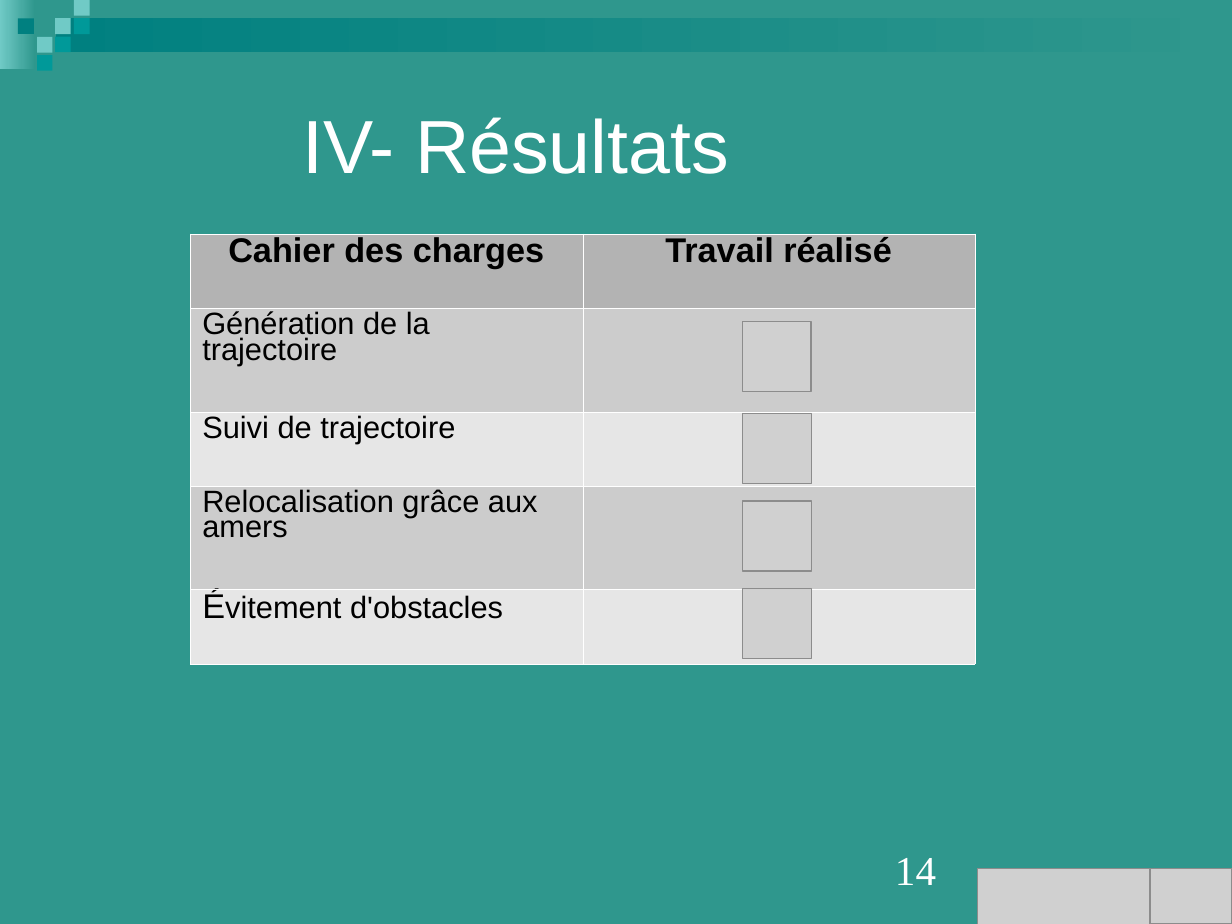
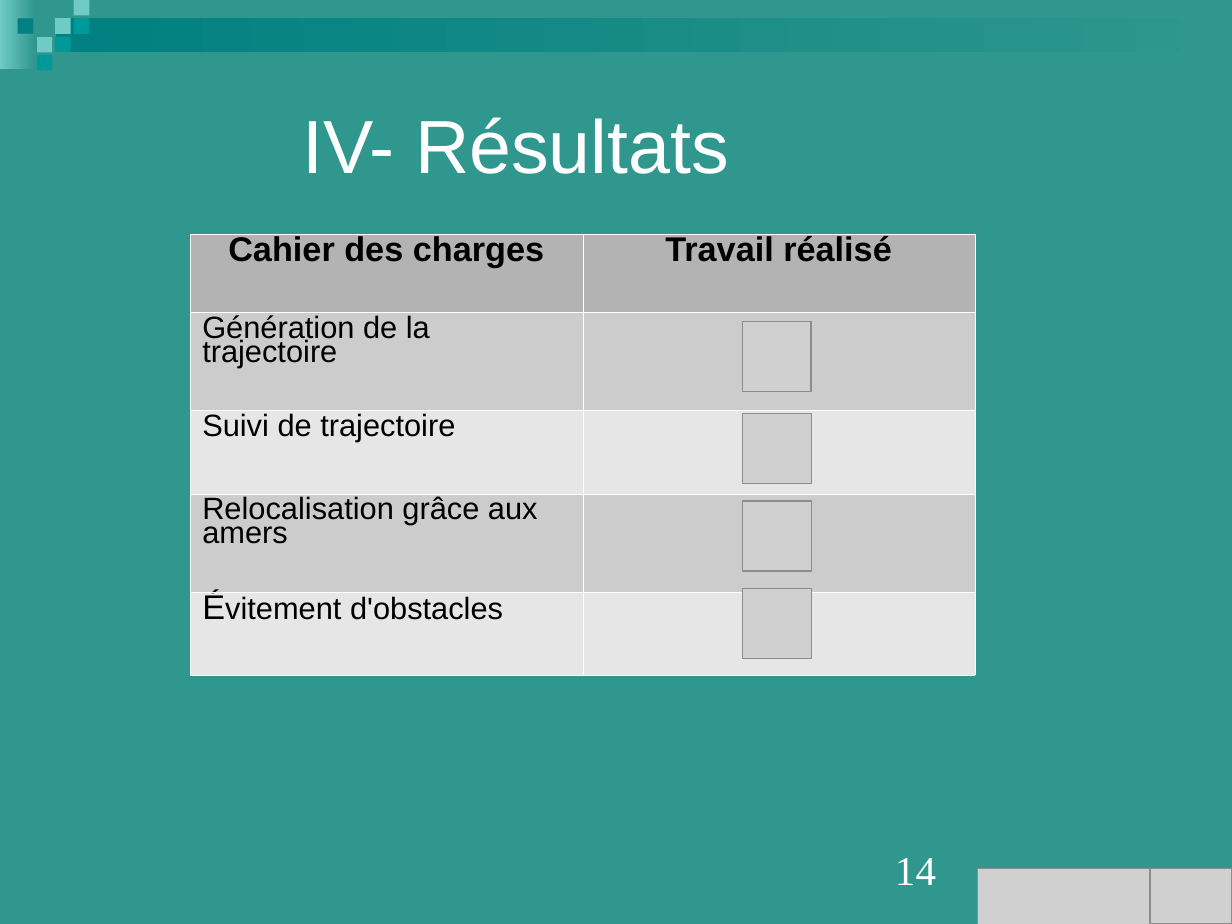
Before and after one commit to Projet-M2-TurtleBot-UPS/TurtleBot-doc, a slide deck: slide 14 of Livrables_2017-2018/Présentation.ppt. Drawn at 1232x924 pixels with LibreOffice and Linux fonts; fonts in the diff are those of the drawing; grey boxes stand for pictures. Boxes give left, top, right and bottom in pixels: in the first picture for what was removed or moved away, otherwise in the second. Text is boxed around its words. In the diff, an @@ line names an element or a change of style, - is before the commit and + after.

```diff
--- a/Livrables_2017-2018/Présentation.ppt
+++ b/Livrables_2017-2018/Présentation.ppt
@@ table at bbox=[190, 234, 975, 673] @@
@@ line spacing 0.74 to 0.7 @@
```
Also in this commit, not shown: 4 other slides changed, 3 other files.
